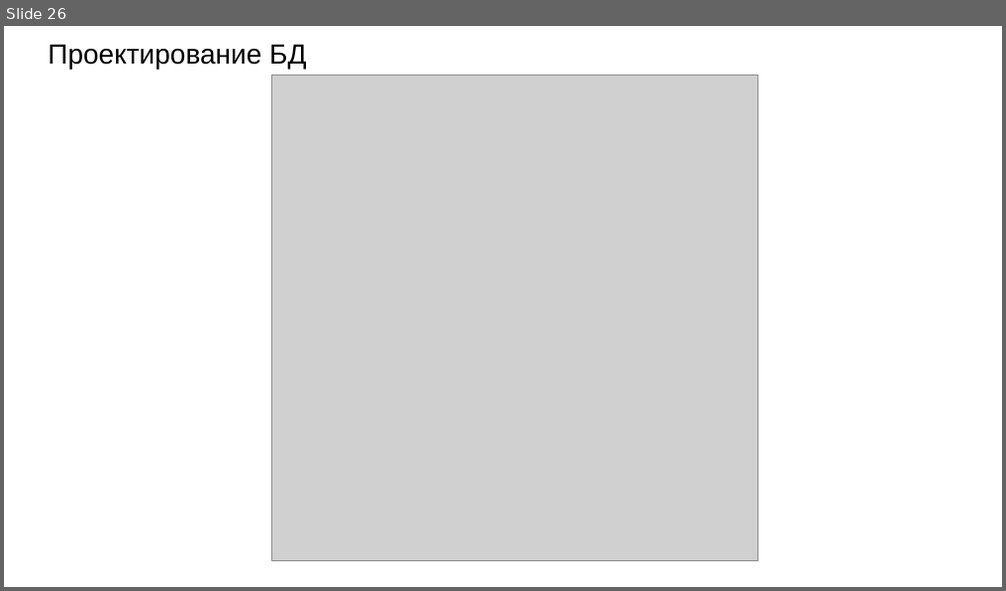
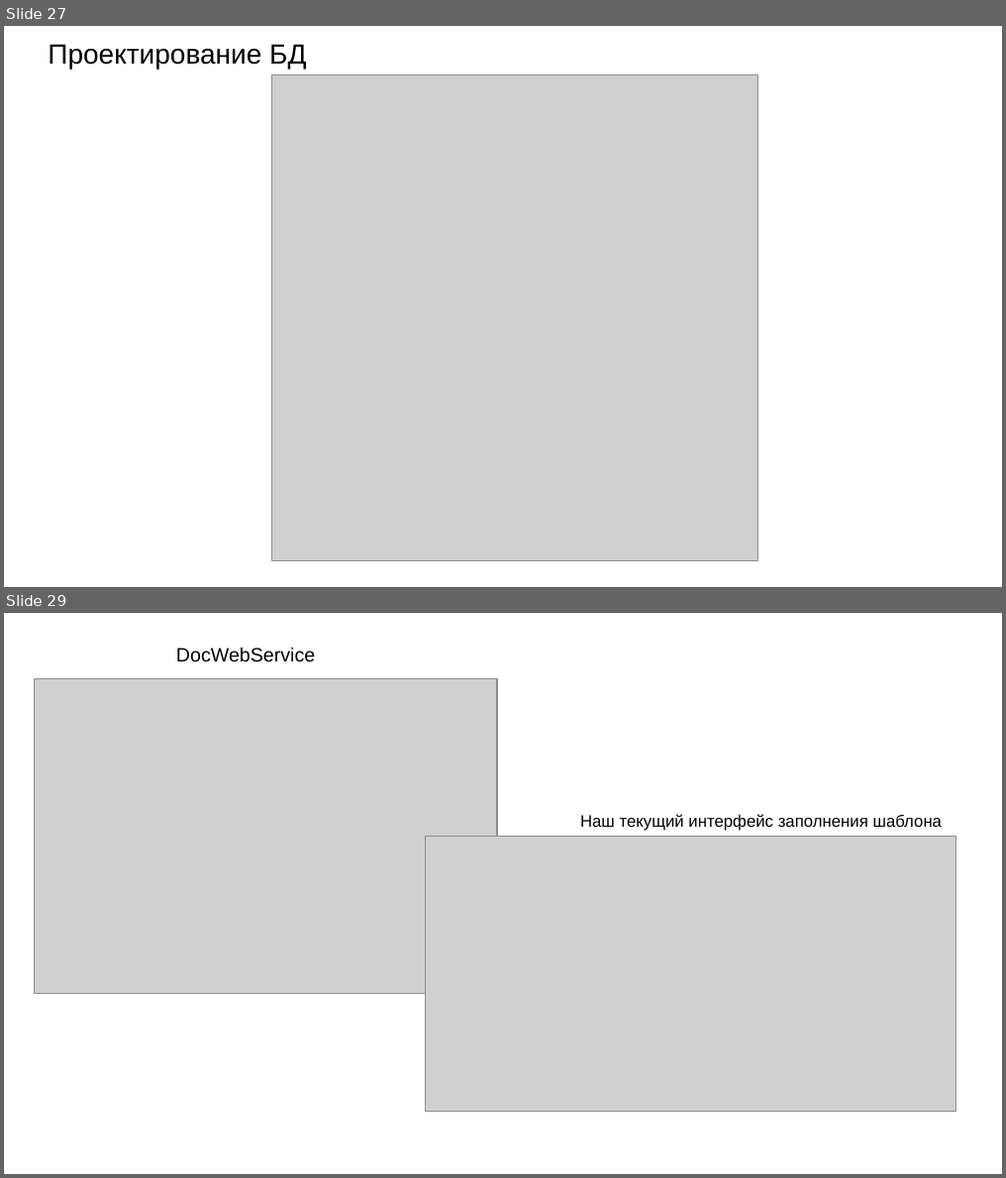
Before and after one commit to teamdevm/teamwork-positive, a slide deck: Documentation/Отчет по проекту.pptx. Shown one above the other, each under a label of ours: slide 26 before the commit, slides 27 and 29 after it; the slides between them are not shown. The pictures are 1006x591 and 1006x1178 pixels, drawn with LibreOffice and Linux fonts; fonts in the diff are those of the drawing; grey boxes stand for pictures. Boxes give left, top, right and bottom in pixels: in the first picture for what was removed or moved away, otherwise in the second. Text is boxed around its words. In the diff, an @@ line names an element or a change of style, - is before the commit and + after.

```diff
--- a/Documentation/Отчет по проекту.pptx
+++ b/Documentation/Отчет по проекту.pptx
@@ slide 29 added at (4,613,1002,1174), background #FFFFFF @@
@@ text added at (176,647,315,663), 14 pt, text #000000 @@
+DocWebService
@@ picture added at (34,679,497,993) @@
@@ text added at (580,814,942,831), 12 pt, text #000000 @@
+Наш текущий интерфейс заполнения шаблона
@@ picture added at (426,837,956,1112) @@
@@ what was slide 26 is now slide 27 @@
```
Also in this commit, not shown: 9 slides changed, 15 other slides added, 2 slides removed, 2 other files.
